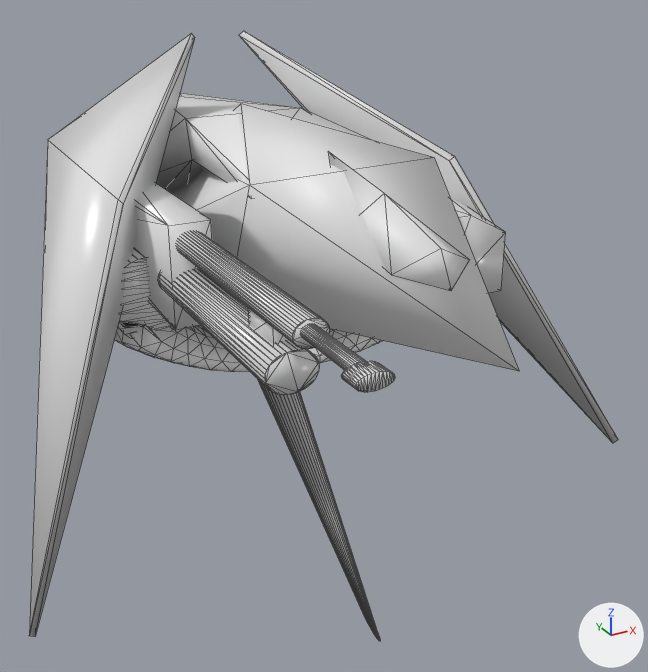
Renders of the OBJ model 3D ゲーム制作2年生/GameProgramming/Character.obj from each side of a commit.
Both versions are drawn from a 50 mm camera at (-8.92, -21.78, 7.71) aimed at (0.74, -4.21, -1.07). The lights are fixed; the arrows at lower right show +X, +Y and +Z. Mesh edges are drawn as thin lines. Where no turn or scale is listed for an object, it has been applied to the vertices.

Script lines for the objects in view, before the commit:
```python
ob_トーラス = bpy.data.objects.new('トーラス', me_トーラス)
ob_トーラス.location = (0.0, 0.0, 0.0)
ob_弾薬箱_立方体_006 = bpy.data.objects.new('弾薬箱_立方体.006', me_弾薬箱_立方体_006)
ob_弾薬箱_立方体_006.location = (0.0, 0.0, 0.0)
ob_本体_立方体_002 = bpy.data.objects.new('本体_立方体.002', me_本体_立方体_002)
ob_本体_立方体_002.location = (0.0, 0.0, 0.0)
ob_武器_円柱_002 = bpy.data.objects.new('武器_円柱.002', me_武器_円柱_002)
ob_武器_円柱_002.location = (0.0, 0.0, 0.0)
ob_装甲板_左_001_立方体_001 = bpy.data.objects.new('装甲板_左.001_立方体.001', me_装甲板_左_001_立方体_001)
ob_装甲板_左_001_立方体_001.location = (0.0, 0.0, 0.0)
ob_装甲板_左_002_立方体_004 = bpy.data.objects.new('装甲板_左.002_立方体.004', me_装甲板_左_002_立方体_004)
ob_装甲板_左_002_立方体_004.location = (0.0, 0.0, 0.0)
```
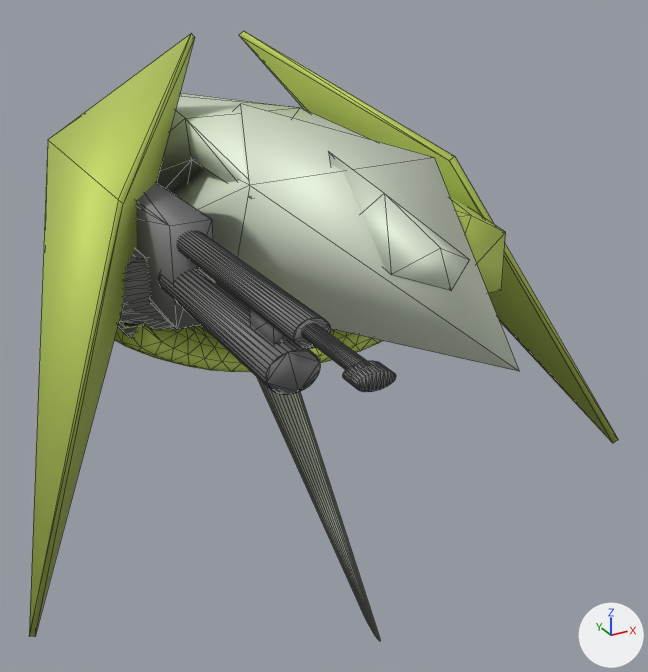
Boxes [x1, y1, x2, y2] around the edits, measured in the pictures (648 x 672 px; the box of a moved part takes in the faces that stretch with it):
'武器_円柱.002', reshaped
    before: [118, 183, 395, 395]
    after: [118, 183, 396, 395]
part 1 of me_トーラス, recoloured (grey to green)
    both: [114, 322, 382, 372]
part 2 of me_弾薬箱_立方体_006, recoloured (grey to green)
    both: [450, 197, 506, 293]
part 3 of me_本体_立方体_002, recoloured (white to grey)
    both: [156, 93, 519, 634]
part 4 of me_武器_円柱_002, moved or reshaped
    before: [159, 231, 395, 395]
    after: [160, 231, 396, 395]
part 5 of me_武器_円柱_002, recoloured
    both: [118, 183, 380, 395]
part 6 of me_装甲板_左_001_立方体_001, recoloured (white to green)
    both: [29, 33, 195, 637]
part 7 of me_装甲板_左_002_立方体_004, recoloured (grey to green)
    both: [239, 31, 618, 443]

What the commit changed:
Material 'None.003' (mat_none_003) is new.
Its base color is (0.533, 0.674, 0.126) (green #c1d663).
Its metallic is 0.346.
Its roughness is 0.652.
Material 'None.004' (mat_none_004) is new.
Its base color is (0.19, 0.19, 0.19) (grey #797979).
Its metallic is 0.186.
Its roughness is 0.585.
Material 'Material.002' (mat_material_002) is new.
Its base color is (0.73, 0.801, 0.663) (white #dee7d5).
Its metallic is 0.391.
Its roughness is 0.662.
me_トーラス has 300 vertices, 576 faces and spans x -4.38..4.13, y -5.32..-2.38, z -1.31..0.57.
me_トーラス is used by ob_トーラス; location (0.0, 0.0, 0.0).
me_トーラス part 1: 576 faces spanning x -4.38..4.13, y -5.32..-2.38, z -1.31..0.57 switch from mat_none (white #e7e7e7) to mat_none_003 (green #c1d663).
me_弾薬箱_立方体_006 has 10 vertices, 16 faces and spans x 2.48..4.22, y -6.52..-0.84, z 0.26..2.2.
me_弾薬箱_立方体_006 is used by ob_弾薬箱_立方体_006; location (0.0, 0.0, 0.0).
me_弾薬箱_立方体_006 part 2: 16 faces spanning x 2.48..4.22, y -6.52..-0.84, z 0.26..2.2 switch from mat_none (white #e7e7e7) to mat_none_003 (green #c1d663).
me_本体_立方体_002 has 129 vertices, 238 faces and spans x -2.8..2.7, y -12.1..5.7, z -7.0..4.2.
me_本体_立方体_002 is used by ob_本体_立方体_002; location (0.0, 0.0, 0.0).
me_本体_立方体_002 part 3: 238 faces spanning x -2.8..2.7, y -12.1..5.7, z -7.0..4.2 switch from mat_material (white #e7e7e7) to mat_material_002 (white #dee7d5).
me_武器_円柱_002 has 344 vertices, 660 faces and spans x -4.4..-2.6, y -12.8..2.3, z -0.3..2.8.
me_武器_円柱_002 is used by ob_武器_円柱_002; location (0.0, 0.0, 0.0).
Part 4, on me_武器_円柱_002:
20 vertices are removed from x -3.6..-3.0, y -12.8..-5.6, z 1.1..2.6.
223 faces are deleted.
5 vertices move within x -3.3..-2.9, y -12.8..-10.3, z 1.1..2.4.
20 vertices are added at x -3.5..-2.9, y -12.8..-5.6, z 1.1..2.6.
223 new faces join them.
me_武器_円柱_002 part 5: 439 faces spanning x -4.4..-2.6, y -12.8..2.3, z -0.3..2.8 switch from mat_none (white #e7e7e7) to mat_none_004 (grey #797979).
me_装甲板_左_001_立方体_001 has 8 vertices, 12 faces and spans x -7.45..-0.7, y -7.98..1.85, z -3.97..5.72.
me_装甲板_左_001_立方体_001 is used by ob_装甲板_左_001_立方体_001; location (0.0, 0.0, 0.0).
me_装甲板_左_001_立方体_001 part 6: 12 faces spanning x -7.45..-0.7, y -7.98..1.85, z -3.97..5.72 switch from mat_none (white #e7e7e7) to mat_none_003 (green #c1d663).
me_装甲板_左_002_立方体_004 has 8 vertices, 12 faces and spans x 0.45..7.2, y -7.98..1.85, z -3.97..5.72.
me_装甲板_左_002_立方体_004 is used by ob_装甲板_左_002_立方体_004; location (0.0, 0.0, 0.0).
me_装甲板_左_002_立方体_004 part 7: 12 faces spanning x 0.45..7.2, y -7.98..1.85, z -3.97..5.72 switch from mat_none (white #e7e7e7) to mat_none_003 (green #c1d663).
